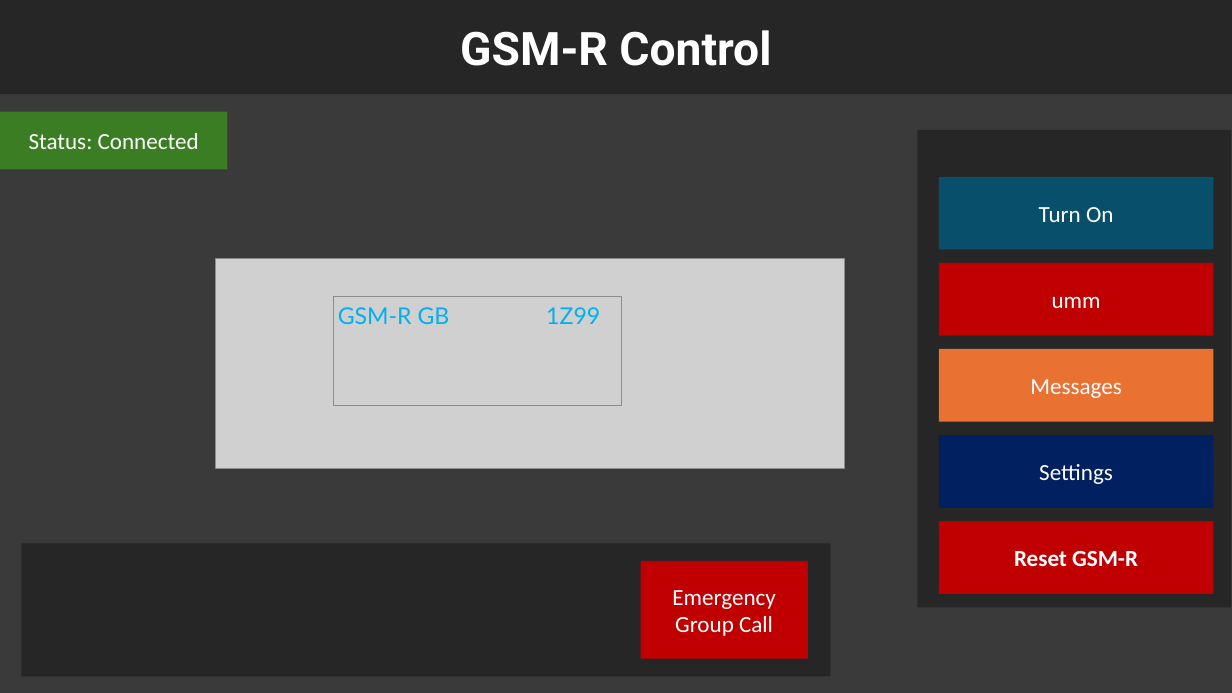
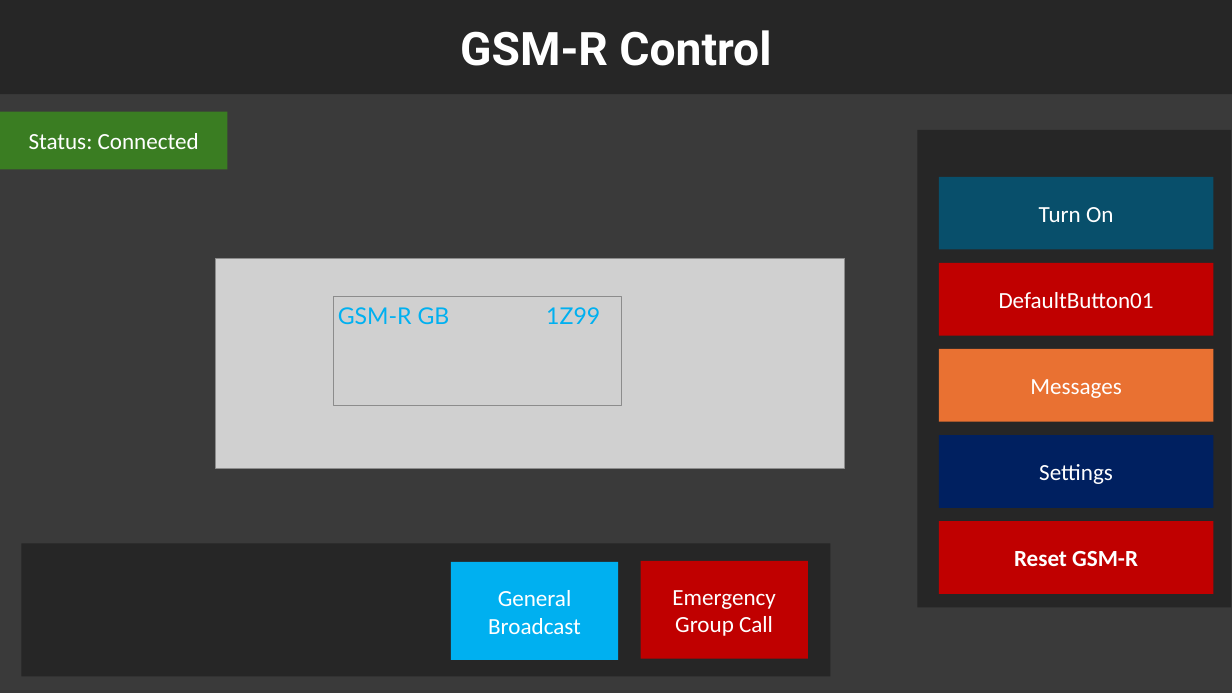
Before and after one commit to SilverDevelopment/GSMR-Project, a slide deck: slide 1 of Software/Mockups/mockup creator.pptx. Drawn at 1232x693 pixels with LibreOffice and Linux fonts; fonts in the diff are those of the drawing; grey boxes stand for pictures. Boxes give left, top, right and bottom in pixels: in the first picture for what was removed or moved away, otherwise in the second. Text is boxed around its words. In the diff, an @@ line names an element or a change of style, - is before the commit and + after.

```diff
--- a/Software/Mockups/mockup creator.pptx
+++ b/Software/Mockups/mockup creator.pptx
@@ text in rectangle at [999,292,1154,308]: text changed @@
-umm
+DefaultButton01
@@ rectangle added at [451,562,618,660], fill #00B0F0, 18 pt, text #FFFFFF @@
+General
+Broadcast
```
Also in this commit, not shown: 1 other slide changed, 1 other file.
